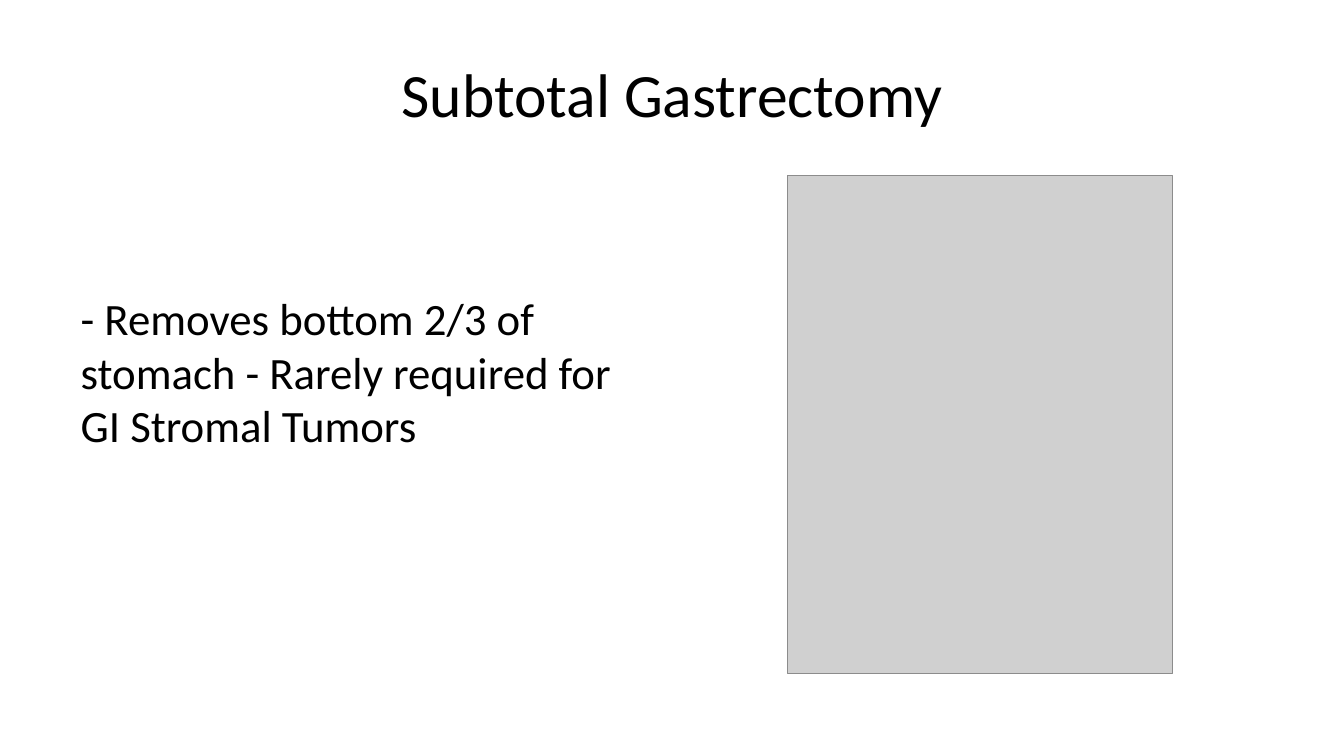
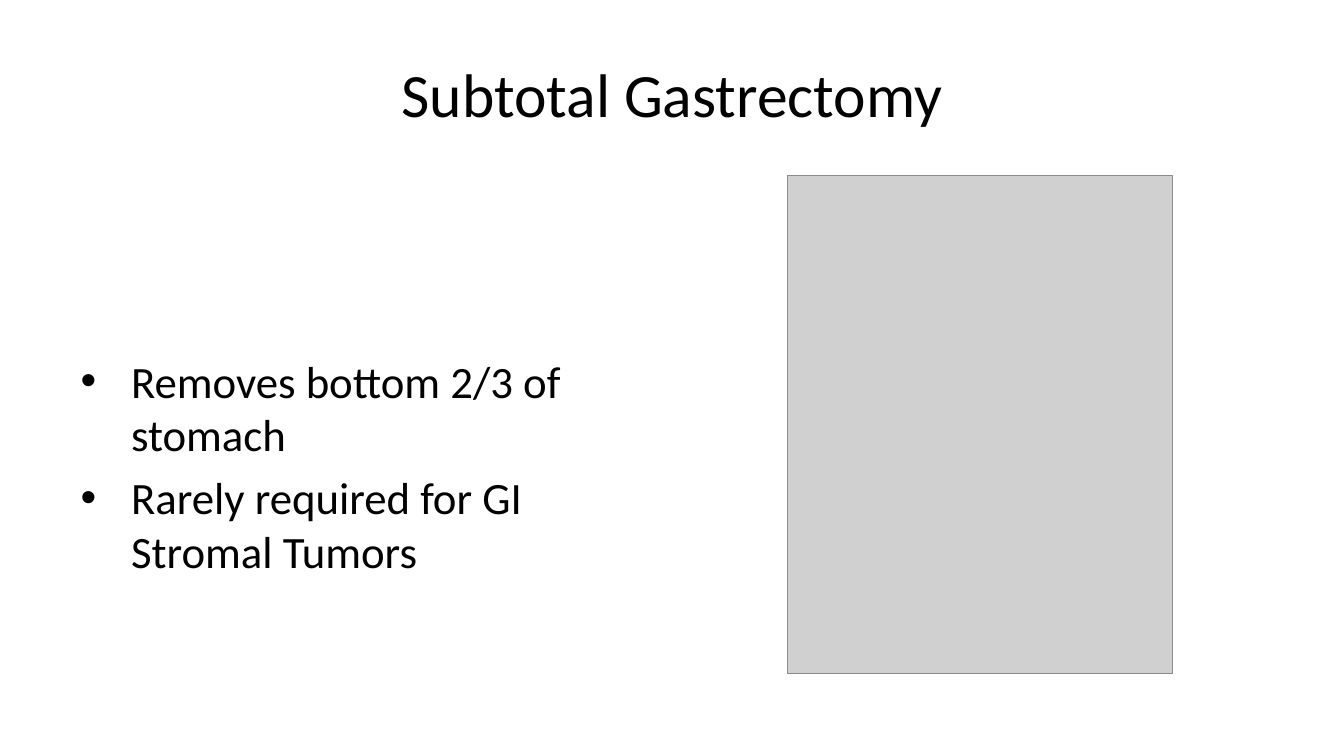
Before and after one commit to jcsalo/patient_education, a slide deck: slide 12 of lci_gist.pptx (slide 10 before the commit). Drawn at 1344x756 pixels with LibreOffice and Linux fonts; fonts in the diff are those of the drawing; grey boxes stand for pictures. Boxes give left, top, right and bottom in pixels: in the first picture for what was removed or moved away, otherwise in the second. Text is boxed around its words. In the diff, an @@ line names an element or a change of style, - is before the commit and + after.

```diff
--- a/lci_gist.pptx
+++ b/lci_gist.pptx
@@ text at [131, 367, 560, 569]: text changed @@
-- Removes bottom 2/3 of stomach - Rarely required for GI Stromal Tumors
+• Removes bottom 2/3 of stomach
+• Rarely required for GI Stromal Tumors
```
Also in this commit, not shown: 2 other slides changed, 2 slides added, 52 other files.
